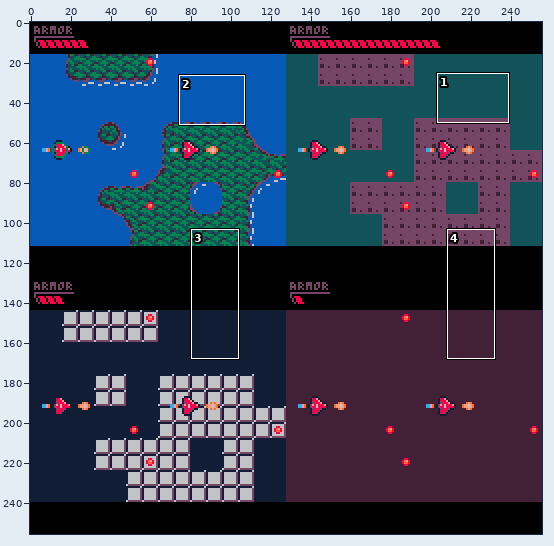
File history of a pixel-art file, design/design.aseprite. Above, an overview of the earlier version with the close-up marked.
Close-up. First the earlier version:
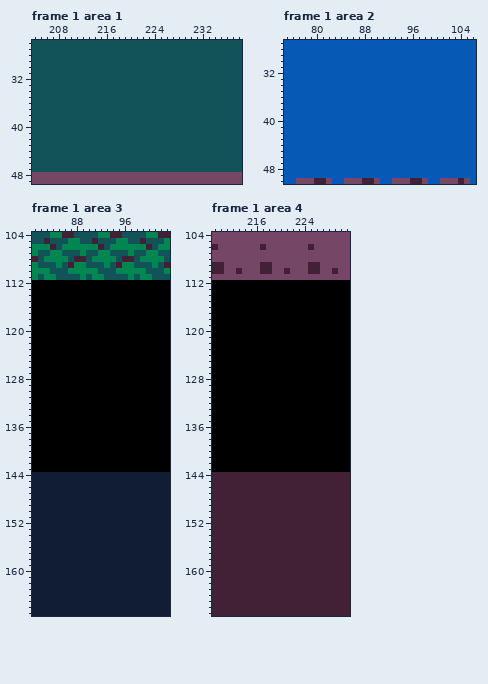
256x256 pixels, 128 frames. Shown: frame 1 area 1: x 204..238, y 26..49; frame 1 area 2: x 75..106, y 27..50; frame 1 area 3: x 81..103, y 104..167; frame 1 area 4: x 209..231, y 104..167. The commit also changed other frames or places, which this record leaves out.
The result:
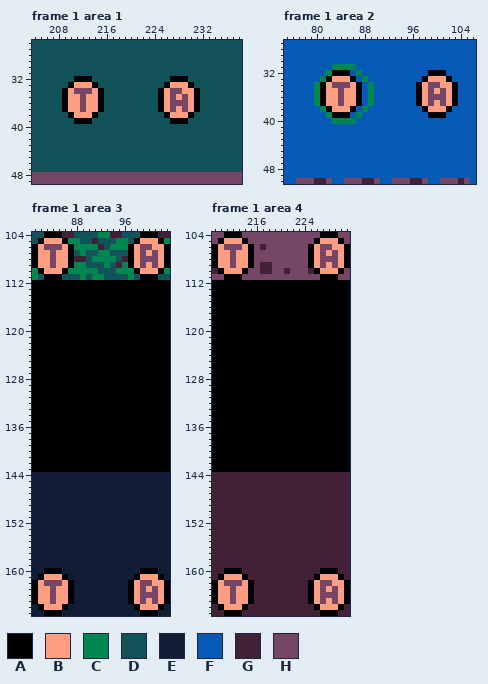
Palette (. is transparent): A #000000  B #ff9d81  C #008751  D #125359  E #111d35  F #065ab5  G #422136  H #754665
From the commit log: draw and move initial powerups (but no pickup yet)
Edits made:
layer "powerups" added
layer "powerup collision circles" added
--- frame 1 area 1, layer "powerups"
@@ x 204..238 @@
 31 DDDDDDDDDDDDDDDDDDDDDDDDDDDDDDDDDDD
-32 DDDDDDDDDDDDDDDDDDDDDDDDDDDDDDDDDDD
-33 DDDDDDDDDDDDDDDDDDDDDDDDDDDDDDDDDDD
-34 DDDDDDDDDDDDDDDDDDDDDDDDDDDDDDDDDDD
-35 DDDDDDDDDDDDDDDDDDDDDDDDDDDDDDDDDDD
-36 DDDDDDDDDDDDDDDDDDDDDDDDDDDDDDDDDDD
-37 DDDDDDDDDDDDDDDDDDDDDDDDDDDDDDDDDDD
-38 DDDDDDDDDDDDDDDDDDDDDDDDDDDDDDDDDDD
-39 DDDDDDDDDDDDDDDDDDDDDDDDDDDDDDDDDDD
+32 DDDDDDDAAADDDDDDDDDDDDDAAADDDDDDDDD
+33 DDDDDDABBBADDDDDDDDDDDABBBADDDDDDDD
+34 DDDDDABHHHBADDDDDDDDDABHHBBADDDDDDD
+35 DDDDDABBHBBADDDDDDDDDABHBHBADDDDDDD
+36 DDDDDABBHBBADDDDDDDDDABHHHBADDDDDDD
+37 DDDDDABBHBBADDDDDDDDDABHBHBADDDDDDD
+38 DDDDDDABBBADDDDDDDDDDDABBBADDDDDDDD
+39 DDDDDDDAAADDDDDDDDDDDDDAAADDDDDDDDD
 40 DDDDDDDDDDDDDDDDDDDDDDDDDDDDDDDDDDD
--- frame 1 area 2, layers "powerup collision circles", "powerups"
@@ x 75..106 @@
 30 FFFFFFFFFFFFFFFFFFFFFFFFFFFFFFFF
-31 FFFFFFFFFFFFFFFFFFFFFFFFFFFFFFFF
-32 FFFFFFFFFFFFFFFFFFFFFFFFFFFFFFFF
-33 FFFFFFFFFFFFFFFFFFFFFFFFFFFFFFFF
-34 FFFFFFFFFFFFFFFFFFFFFFFFFFFFFFFF
-35 FFFFFFFFFFFFFFFFFFFFFFFFFFFFFFFF
-36 FFFFFFFFFFFFFFFFFFFFFFFFFFFFFFFF
-37 FFFFFFFFFFFFFFFFFFFFFFFFFFFFFFFF
-38 FFFFFFFFFFFFFFFFFFFFFFFFFFFFFFFF
-39 FFFFFFFFFFFFFFFFFFFFFFFFFFFFFFFF
-40 FFFFFFFFFFFFFFFFFFFFFFFFFFFFFFFF
+31 FFFFFFFFCCCCFFFFFFFFFFFFFFFFFFFF
+32 FFFFFFFCAAAFCFFFFFFFFFFFAAAFFFFF
+33 FFFFFFCABBBAFCFFFFFFFFFABBBAFFFF
+34 FFFFFCABHHHBAFCFFFFFFFABHHBBAFFF
+35 FFFFFCABBHBBAFCFFFFFFFABHBHBAFFF
+36 FFFFFCABBHBBAFCFFFFFFFABHHHBAFFF
+37 FFFFFCABBHBBAFCFFFFFFFABHBHBAFFF
+38 FFFFFFCABBBAFCFFFFFFFFFABBBAFFFF
+39 FFFFFFFCAAAFCFFFFFFFFFFFAAAFFFFF
+40 FFFFFFFFCCCCFFFFFFFFFFFFFFFFFFFF
 41 FFFFFFFFFFFFFFFFFFFFFFFFFFFFFFFF
--- frame 1 area 3, layer "powerups"
@@ x 81..103 @@
-104 DDDCCGGDDDDCCGGDDDDCCGG
-105 DDGDDDCCDDGDDDCCDDGDDDC
-106 CCCGDCCCCCCGDCCCCCCGDCC
-107 CDDCCDDDCDDCCDDDCDDCCDD
-108 GDCCCCDGGDCCCCDGGDCCCCD
-109 CDDDCDGCCDDDCDGCCDDDCDG
-110 CCCDDDCCCCCDDDCCCCCDDDC
-111 CDCCDDDDCDCCDDDDCDCCDDD
+104 DDAAAGGDDDDCCGGDDDAAAGG
+105 DABBBACCDDGDDDCCDABBBAC
+106 ABHHHBACCCCGDCCCABHHBBA
+107 ABBHBBADCDDCCDDDABHBHBA
+108 ABBHBBAGGDCCCCDGABHHHBA
+109 ABBHBBACCDDDCDGCABHBHBA
+110 CABBBACCCCCDDDCCCABBBAC
+111 CDAAADDDCDCCDDDDCDAAADD
 112 AAAAAAAAAAAAAAAAAAAAAAA
@@ x 81..103 @@
 159 EEEEEEEEEEEEEEEEEEEEEEE
-160 EEEEEEEEEEEEEEEEEEEEEEE
-161 EEEEEEEEEEEEEEEEEEEEEEE
-162 EEEEEEEEEEEEEEEEEEEEEEE
-163 EEEEEEEEEEEEEEEEEEEEEEE
-164 EEEEEEEEEEEEEEEEEEEEEEE
-165 EEEEEEEEEEEEEEEEEEEEEEE
-166 EEEEEEEEEEEEEEEEEEEEEEE
-167 EEEEEEEEEEEEEEEEEEEEEEE
+160 EEAAAEEEEEEEEEEEEEAAAEE
+161 EABBBAEEEEEEEEEEEABBBAE
+162 ABHHHBAEEEEEEEEEABHHBBA
+163 ABBHBBAEEEEEEEEEABHBHBA
+164 ABBHBBAEEEEEEEEEABHHHBA
+165 ABBHBBAEEEEEEEEEABHBHBA
+166 EABBBAEEEEEEEEEEEABBBAE
+167 EEAAAEEEEEEEEEEEEEAAAEE
--- frame 1 area 4, layer "powerups"
@@ x 209..231 @@
-104 HHHHHHHHHHHHHHHHHHHHHHH
-105 HHHHHHHHHHHHHHHHHHHHHHH
-106 GHHHHHHHGHHHHHHHGHHHHHH
-107 HHHHHHHHHHHHHHHHHHHHHHH
-108 HHHHHHHHHHHHHHHHHHHHHHH
-109 GGHHHHHHGGHHHHHHGGHHHHH
-110 GGHHGHHHGGHHGHHHGGHHGHH
-111 HHHHHHHHHHHHHHHHHHHHHHH
+104 HHAAAHHHHHHHHHHHHHAAAHH
+105 HABBBAHHHHHHHHHHHABBBAH
+106 ABHHHBAHGHHHHHHHABHHBBA
+107 ABBHBBAHHHHHHHHHABHBHBA
+108 ABBHBBAHHHHHHHHHABHHHBA
+109 ABBHBBAHGGHHHHHHABHBHBA
+110 GABBBAHHGGHHGHHHGABBBAH
+111 HHAAAHHHHHHHHHHHHHAAAHH
 112 AAAAAAAAAAAAAAAAAAAAAAA
@@ x 209..231 @@
 159 GGGGGGGGGGGGGGGGGGGGGGG
-160 GGGGGGGGGGGGGGGGGGGGGGG
-161 GGGGGGGGGGGGGGGGGGGGGGG
-162 GGGGGGGGGGGGGGGGGGGGGGG
-163 GGGGGGGGGGGGGGGGGGGGGGG
-164 GGGGGGGGGGGGGGGGGGGGGGG
-165 GGGGGGGGGGGGGGGGGGGGGGG
-166 GGGGGGGGGGGGGGGGGGGGGGG
-167 GGGGGGGGGGGGGGGGGGGGGGG
+160 GGAAAGGGGGGGGGGGGGAAAGG
+161 GABBBAGGGGGGGGGGGABBBAG
+162 ABHHHBAGGGGGGGGGABHHBBA
+163 ABBHBBAGGGGGGGGGABHBHBA
+164 ABBHBBAGGGGGGGGGABHHHBA
+165 ABBHBBAGGGGGGGGGABHBHBA
+166 GABBBAGGGGGGGGGGGABBBAG
+167 GGAAAGGGGGGGGGGGGGAAAGG
